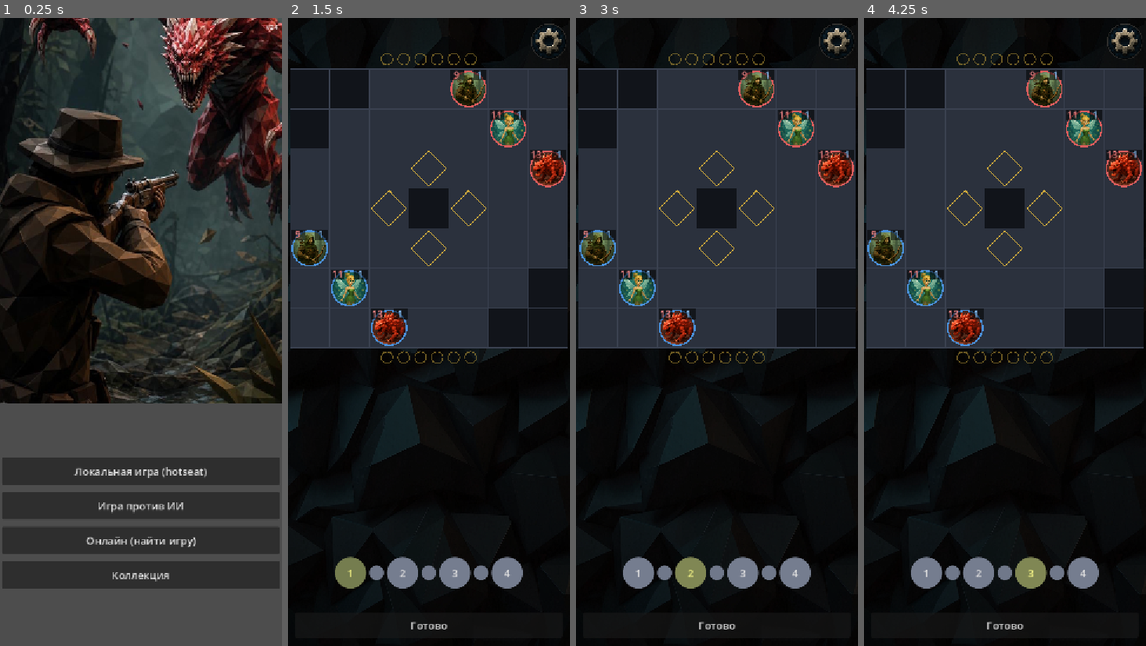
Above: before the commit, frames 1-4 (left to right).
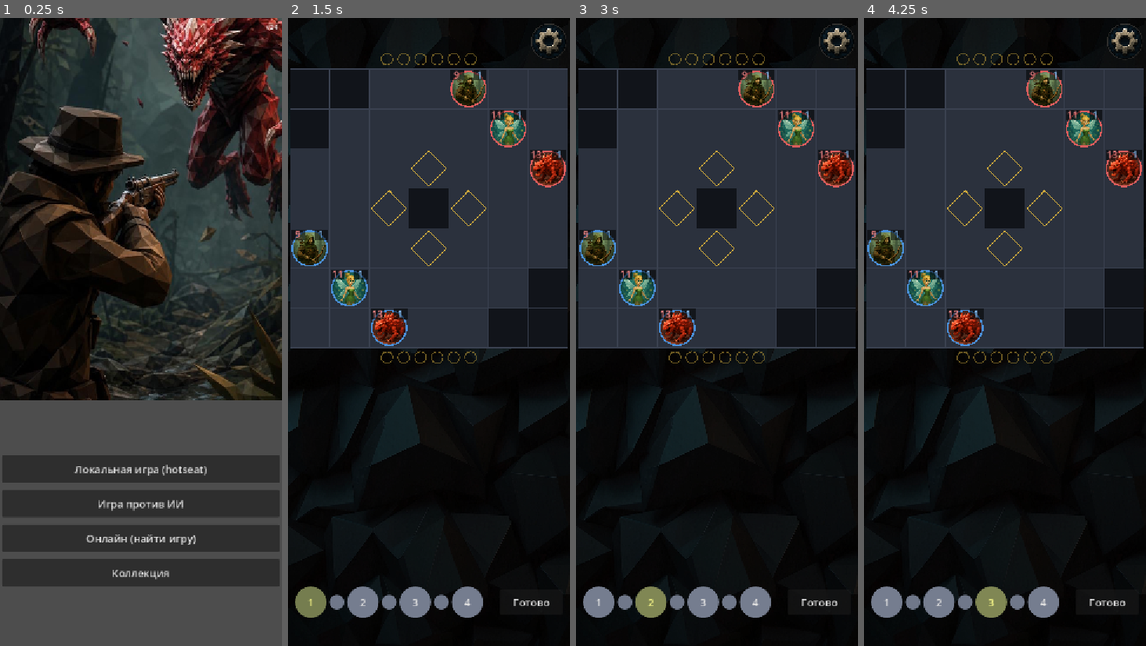
Above: after the commit, the same moments.

Repository: Suruks/warmarked
Game: Godot game, scene res://main.tscn
Two runs of this game, one before a commit and one after it. Both use one fixed random seed, a clock stepped at 60 frames per second and the inputs below.
Inputs:
- Up to frame 1 (0.25 s): no input
- Up to frame 2 (1.5 s): click "Локальная игра (hotseat)" at 0.5 s; click "Я игрок A — планировать" at 1.25 s
- Up to frame 3 (3 s): click "1" at 2 s; click "2" at 2.75 s
- Up to frame 4 (4.25 s): click "3" at 3.5 s

The runs differ from the first frame. In frame 1, 11% of the frame differs, in the area x 0-100%, y 0-91%; in frame 2, 4.4%; in frame 3, 4.4%; in frame 4, 4.4%.

Commit message:
Left-align order slots, merge Done into that row, tighten score-to-skills gap
- Order slots row is now left-aligned (was centered); the Done button
  moved up into the same row, on the right, freeing the space its own
  bottom row used to take.
- Reduced SCORE_PAD/EFFECT_GAP so the gap between the player's score bar
  and the hero skill row is smaller.

Diff:
--- a/scripts/ui/layout.gd
+++ b/scripts/ui/layout.gd
@@ -15,9 +15,9 @@
 const SCORE_H := 30
 const SCORE_TOP_GAP := 8        # отступ полосы очков соперника от TOP_MARGIN
 const SCORE_BOTTOM_GAP := 4     # отступ полосы очков игрока от низа доски
-const SCORE_PAD := 12           # отступ под очками игрока
+const SCORE_PAD := 7            # отступ под очками игрока (уменьшен — очки ближе к скиллам героя)
 const EFFECT_H := 56
-const EFFECT_GAP := 6           # отступ от полосы эффектов до нижней панели
+const EFFECT_GAP := 4           # отступ от полосы эффектов до нижней панели
 const PANEL_BOTTOM_MARGIN := 8
 
 const MIN_CELL := 50.0          # ниже не сжимаем клетку — экран должен быть совсем крохотным
@@ -43,10 +43,10 @@
 static var BOARD_BOTTOM: float = 630.0
 static var SCORE_TOP_Y: float = 64.0
 static var SCORE_BOTTOM_Y: float = 634.0
-static var EFFECT_Y: float = 676.0
-static var PANEL_TOP: float = 738.0
+static var EFFECT_Y: float = 671.0
+static var PANEL_TOP: float = 731.0
 static var PANEL_W: float = 532.0
-static var PANEL_H: float = 454.0
+static var PANEL_H: float = 461.0
 static var SCREEN_W: float = 540.0
 static var SCREEN_H: float = 1200.0
 
--- a/scripts/ui/planning_panel.gd
+++ b/scripts/ui/planning_panel.gd
@@ -25,14 +25,14 @@
 const SKILLS_Y := 4
 const SKILLS_H := 104
 const DESC_Y := 116
+const DONE_W := 120   # «Готово» — в той же строке, что и слоты, справа
 
 # Зависят от Layout.PANEL_W/PANEL_H — растягивается вместе с доской под реальный экран
 # (Layout.recompute), поэтому не const: пересчитываются в _build_ui() при каждом begin().
 var PANEL_W: float
 var PANEL_H: float
-var DONE_Y: float    # «Готово» — прижато к низу экрана
 var HEROICON_Y: float
-var SLOTS_Y: float
+var SLOTS_Y: float    # слоты приказов и «Готово» — одна строка
 var ERR_Y: float
 var DESC_H: float    # описание занимает всё место между скиллами и слотами
 
@@ -110,8 +110,7 @@
 	# экран) — перечитываем их заново при каждой сборке, а не берём фиксированными на старте.
 	PANEL_W = Layout.PANEL_W
 	PANEL_H = Layout.PANEL_H
-	DONE_Y = PANEL_H - 56
-	HEROICON_Y = DONE_Y - 8 - HEROICON
+	HEROICON_Y = PANEL_H - 8 - HEROICON
 	SLOTS_Y = HEROICON_Y - 4 - SLOT_BIG
 	ERR_Y = SLOTS_Y - 26
 	DESC_H = ERR_Y - DESC_Y - 8
@@ -182,14 +181,15 @@
 	var done := Button.new()
 	done.text = "Готово"
 	done.add_theme_font_size_override("font_size", 20)
-	done.position = Vector2(10, DONE_Y)
-	done.size = Vector2(PANEL_W - 20, 48)
+	done.position = Vector2(PANEL_W - DONE_W - 10, SLOTS_Y + (SLOT_BIG - 48) / 2.0)
+	done.size = Vector2(DONE_W, 48)
 	done.pressed.connect(_on_done)
 	add_child(done)
 
 
 # Раскладка ряда слотов в порядке разрешения, чередуя мои (крупные) и соперника (мелкие).
-# Отсутствующие слоты (последний у второго игрока) пропускаются — остальные центрируются.
+# Отсутствующие слоты (последний у второго игрока) пропускаются. Ряд прижат к левому краю —
+# справа в той же строке место под кнопку «Готово» (см. DONE_W).
 func _layout_slots(me_first: bool) -> void:
 	var seq: Array = []   # [{big:bool, i:int}] — чипы в визуальном порядке
 	for i in Consts.ORDER_SLOTS:
@@ -207,10 +207,7 @@
 		_slot_heroicons[_locked_slot].visible = false
 	if _opp_locked_slot >= 0:
 		_opp_chips[_opp_locked_slot].visible = false
-	var total := (seq.size() - 1) * SLOT_GAP
-	for s in seq:
-		total += SLOT_BIG if s.big else SLOT_SMALL
-	var x := int((PANEL_W - total) / 2)
+	var x := 10
 	for s in seq:
 		x = (_place_big(s.i, x) if s.big else _place_small(s.i, x)) + SLOT_GAP
 
--- a/tests/headless_test.gd
+++ b/tests/headless_test.gd
@@ -1832,7 +1832,7 @@
 	_check(is_equal_approx(Layout.BOARD_PX, 532.0), "layout: BOARD_PX = 532 [%f]" % Layout.BOARD_PX)
 	_check(is_equal_approx(Layout.SCREEN_W, 540.0), "layout: SCREEN_W = 540 [%f]" % Layout.SCREEN_W)
 	_check(is_equal_approx(Layout.SCREEN_H, 1200.0), "layout: SCREEN_H = 1200 [%f]" % Layout.SCREEN_H)
-	_check(is_equal_approx(Layout.PANEL_H, 454.0), "layout: PANEL_H = 454 [%f]" % Layout.PANEL_H)
+	_check(is_equal_approx(Layout.PANEL_H, 461.0), "layout: PANEL_H = 461 [%f]" % Layout.PANEL_H)
 
 
 func test_layout_recompute_grows_cell_on_wider_screen() -> void:
@@ -1841,7 +1841,7 @@
 	Layout.recompute(700.0, 2000.0)
 	_check(Layout.cell_size > 76.0, "layout: на широком экране клетка выросла [%f]" % Layout.cell_size)
 	_check(is_equal_approx(Layout.SCREEN_W, 700.0), "layout: SCREEN_W подстроился под ширину [%f]" % Layout.SCREEN_W)
-	_check(Layout.PANEL_H > 454.0, "layout: нижняя панель тоже выросла [%f]" % Layout.PANEL_H)
+	_check(Layout.PANEL_H > 461.0, "layout: нижняя панель тоже выросла [%f]" % Layout.PANEL_H)
 	# восстановить базовое состояние для остальных тестов (Layout — статический синглтон)
 	Layout.recompute(540.0, 1200.0)
 
